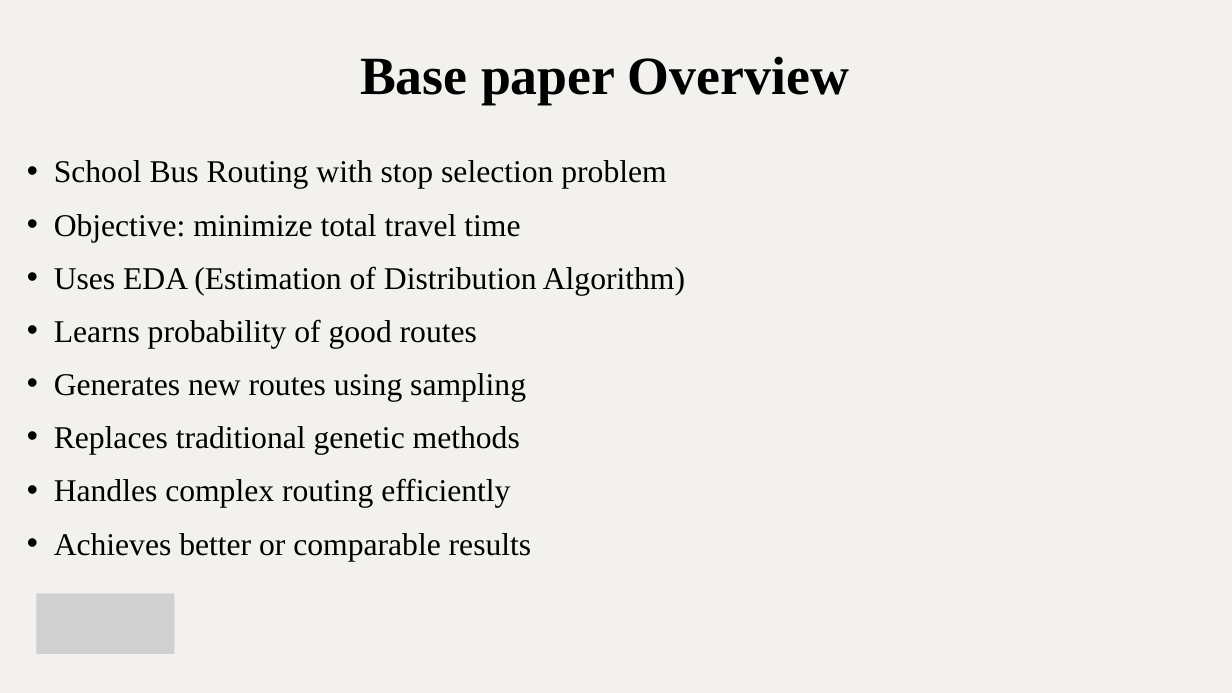
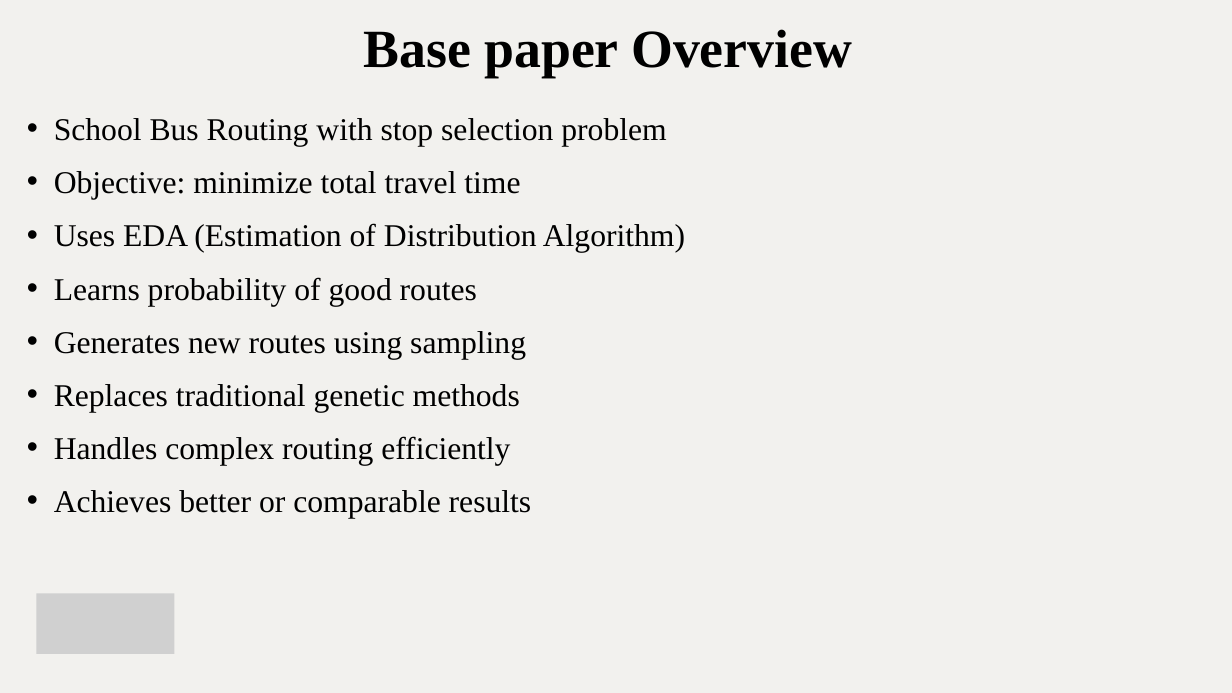
Before and after one commit to maitriparekhcs2848/s2_g3_its, a slide deck: slide 3 of MileStone 5/S2_G3_ITS_M5.pptx. Drawn at 1232x693 pixels with LibreOffice and Linux fonts; fonts in the diff are those of the drawing; grey boxes stand for pictures. Boxes give left, top, right and bottom in pixels: in the first picture for what was removed or moved away, otherwise in the second. Text is boxed around its words. In the diff, an @@ line names an element or a change of style, - is before the commit and + after.

```diff
--- a/MileStone 5/S2_G3_ITS_M5.pptx
+++ b/MileStone 5/S2_G3_ITS_M5.pptx
@@ text "School Bus Routing with stop ...": place and size @@
-text "School Bus Routing with stop ..." at [54,160,685,561]
+text "School Bus Routing with stop ..." at [54,118,685,518]
@@ text "Base paper Overview": place and size @@
-text "Base paper Overview" at [360,56,849,104]
+text "Base paper Overview" at [363,29,852,78]
@@ text "Base paper Overview" at [363,29,852,78]: alignment left to centre @@
```
Also in this commit, not shown: 13 other slides changed.
